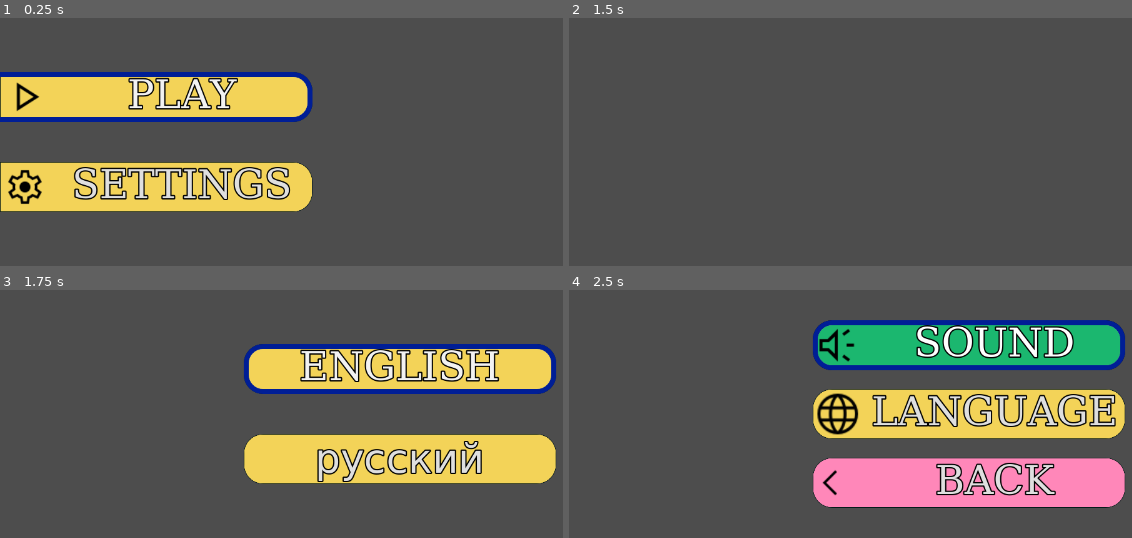
Above: before the commit, frames 1-4 (two rows, left to right).
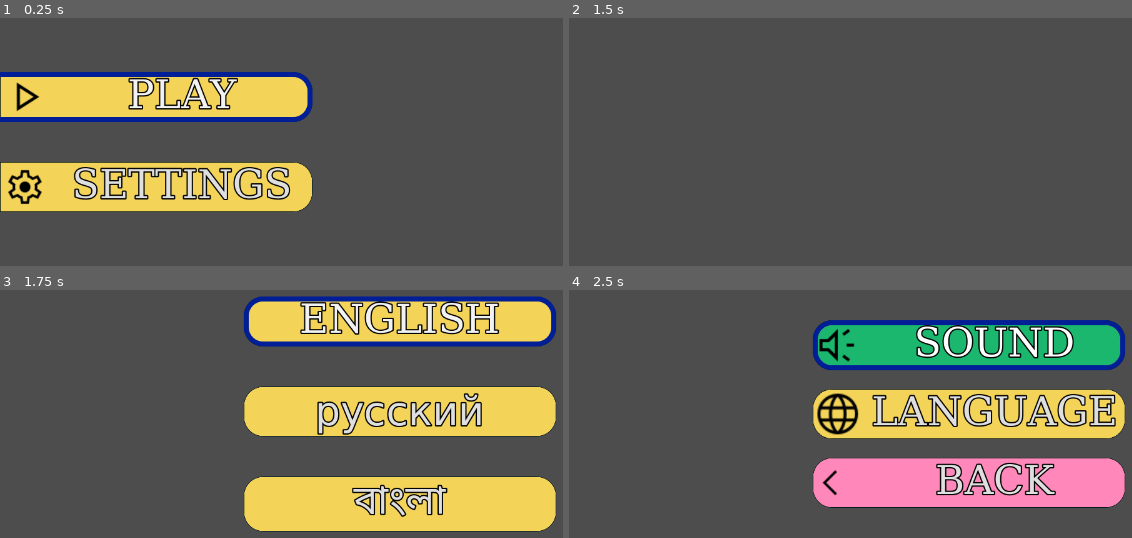
Above: after the commit, the same moments.

Repository: shahriarlabib000/simple_godot4_ui
Game: Godot game, scene res://UI/ui.tscn
Same seed, same stepped clock (60 frames per second), same inputs: the game is played once before the commit and once after it.
Inputs:
- Up to frame 1 (0.25 s): no input
- Up to frame 2 (1.5 s): click "SETTINGS" at 0.5 s; click "LANGUAGE" at 1.25 s
- Up to frame 3 (1.75 s): no input
- Up to frame 4 (2.5 s): click "ENGLISH" at 2 s

Frames 1-2 are identical in both runs. In frame 3, 49% of the frame differs, in the area x 43-99%, y 2-98%; in frame 4, nothing differs.

Commit message:
add language bn

Diff:
--- a/UI/translation/translation.csv
+++ b/UI/translation/translation.csv
@@ -1,16 +1,16 @@
-,en,ru
-PLAY,PLAY,ИГРАТЬ
-GAME_OVER,GAME OVER,ИГРА ЗАКОНЧЕНА
-SOUND,SOUND,ЗВУК
-REPLAY,REPLAY,ПЕРЕИГРАТЬ
-COMBO,COMBO,КОМБО
-SCORE,SCORE,СЧЕТ
-HIGHSCORE,HIGHSCORE,РЕКОРД
-NEW HIGHSCORE !,NEW HIGHSCORE !,НОВЫЙ РЕКОРД!
-SETTINGS,SETTINGS,НАСТРОЙКИ
-BACK,BACK,НАЗАД
-LANGUAGE,LANGUAGE,ЯЗЫК
-QUIT,QUIT,ПОКИДАТЬ
-RESUME,RESUME,РЕЗЮМЕ
-LOADING_ADS,LOADING ADS,ЗАГРУЗКА РЕКЛАМЫ
-START,START,СТАРТ
+,en,ru,bn
+PLAY,PLAY,ИГРАТЬ,খেলুন
+GAME_OVER,GAME OVER,ИГРА ЗАКОНЧЕНА,খেলা শেষ
+SOUND,SOUND,ЗВУК,শব্দ
+REPLAY,REPLAY,ПЕРЕИГРАТЬ,আবার খেলুন
+COMBO,COMBO,КОМБО,কম্বো
+SCORE,SCORE,СЧЕТ,স্কোর
+HIGHSCORE,HIGHSCORE,РЕКОРД,সর্বোচ্চ স্কোর
+NEW HIGHSCORE !,NEW HIGHSCORE !,НОВЫЙ РЕКОРД!,নতুন সর্বোচ্চ স্কোর
+SETTINGS,SETTINGS,НАСТРОЙКИ,সেটিংস
+BACK,BACK,НАЗАД,ফেরত যান
+LANGUAGE,LANGUAGE,ЯЗЫК,ভাষা
+QUIT,QUIT,ПОКИДАТЬ,বের হন
+RESUME,RESUME,РЕЗЮМЕ,খেলা চালিয়ে যান
+LOADING_ADS,LOADING ADS,ЗАГРУЗКА РЕКЛАМЫ,বিজ্ঞাপন লোড হচ্ছে
+START,START,СТАРТ,শুরু
--- a/UI/ui.gd
+++ b/UI/ui.gd
@@ -5,7 +5,7 @@
 @onready var languageOptions := $langOptions
 @export var move_dist:= 5000
 @export var timespan := 0.3
-var sound_allowed :bool = true
+var sound_allowed := true
 enum anim_direction {LEFT, RIGHT, UP, DOWN}
 
 #builtin funcs
@@ -61,7 +61,7 @@
 			child.hide()
 
 #animation funcs
-func slide_in(ui:Control, dir:anim_direction) ->void:
+func slide_in(ui:Control, dir:anim_direction) -> void:
 	show_and_grab_child_focus(ui)
 	var tween: Tween = create_tween()
 	var move_val := Vector2.ZERO
--- a/UI/ui.tscn
+++ b/UI/ui.tscn
@@ -173,6 +173,15 @@
 expand_icon = true
 script = ExtResource("9_h81ot")
 
+[node name="bn" type="Button" parent="langOptions" groups=["ui_btn"]]
+custom_minimum_size = Vector2(500, 80)
+layout_mode = 2
+theme = ExtResource("5_6rr40")
+action_mode = 0
+text = "বাংলা"
+expand_icon = true
+script = ExtResource("9_h81ot")
+
 [node name="btnSound" type="AudioStreamPlayer" parent="."]
 stream = ExtResource("9_4fiuh")
 
--- a/project.godot
+++ b/project.godot
@@ -23,7 +23,7 @@
 
 [internationalization]
 
-locale/translations=PackedStringArray("res://UI/translation/translation.ru.translation", "res://UI/translation/translation.en.translation")
+locale/translations=PackedStringArray("res://UI/translation/translation.ru.translation", "res://UI/translation/translation.en.translation", "res://UI/translation/translation.bn.translation")
 
 [rendering]
 
Binary file added: UI/translation/translation.bn.translation
Not shown, changed: UI/translation/translation.csv.import
Binary file changed: UI/translation/translation.en.translation
Binary file changed: UI/translation/translation.ru.translation
